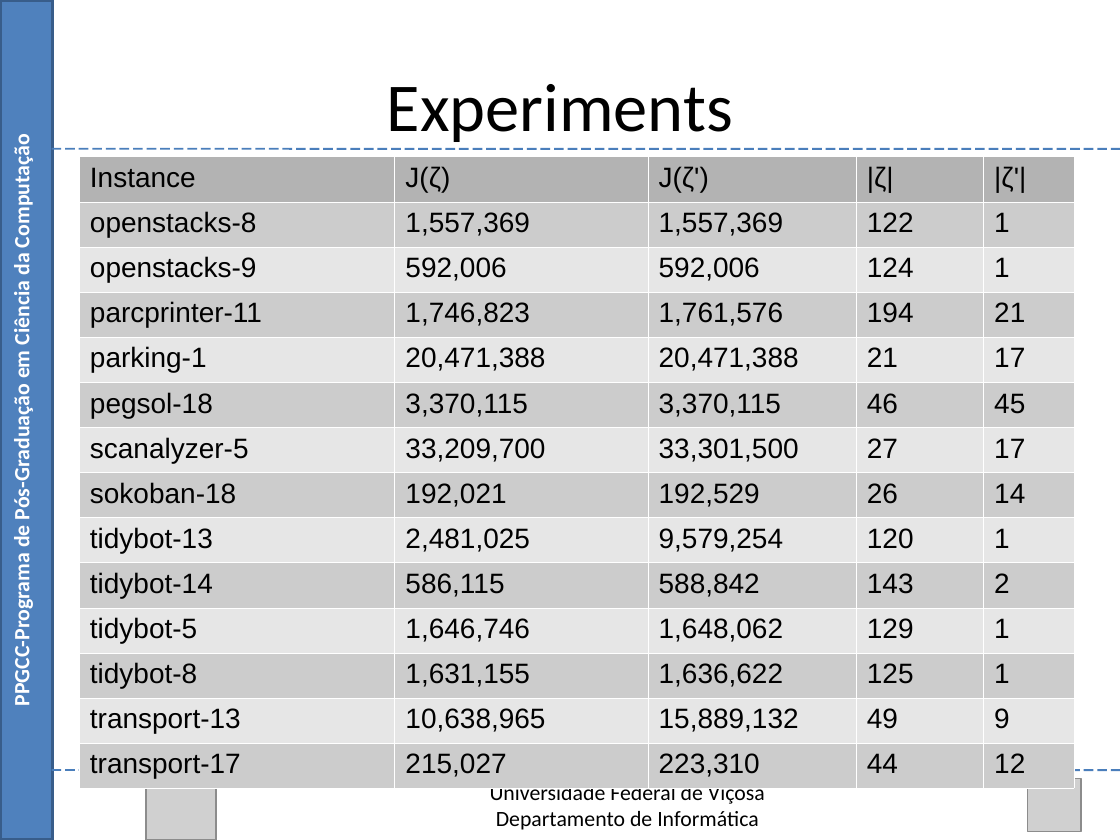
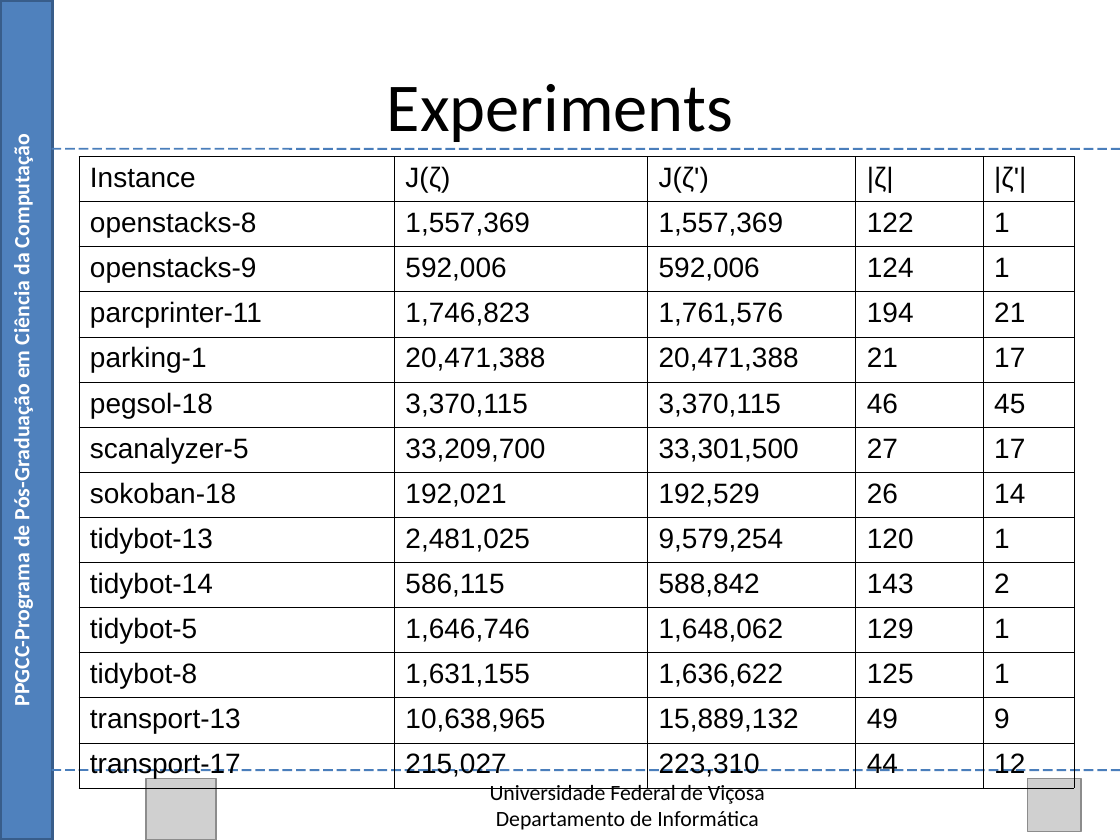
Before and after one commit to Marvinsky/research-marvin, a slide deck: slide 38 of latex/odp/selection heuristics.odp (slide 37 before the commit). Drawn at 1120x840 pixels with LibreOffice and Linux fonts; fonts in the diff are those of the drawing; grey boxes stand for pictures. Boxes give left, top, right and bottom in pixels: in the first picture for what was removed or moved away, otherwise in the second. Text is boxed around its words. In the diff, an @@ line names an element or a change of style, - is before the commit and + after.

```diff
--- a/latex/odp/selection heuristics.odp
+++ b/latex/odp/selection heuristics.odp
@@ table at box(78, 157, 1074, 788) @@
@@ fill #B3B3B3 to none in row 1 @@
@@ fill #CCCCCC to none in 35 cells @@
@@ fill #E6E6E6 to none in 30 cells @@
@@ borders changed @@
```
Also in this commit, not shown: 16 other slides changed, 1 slide added, 1 other file.
